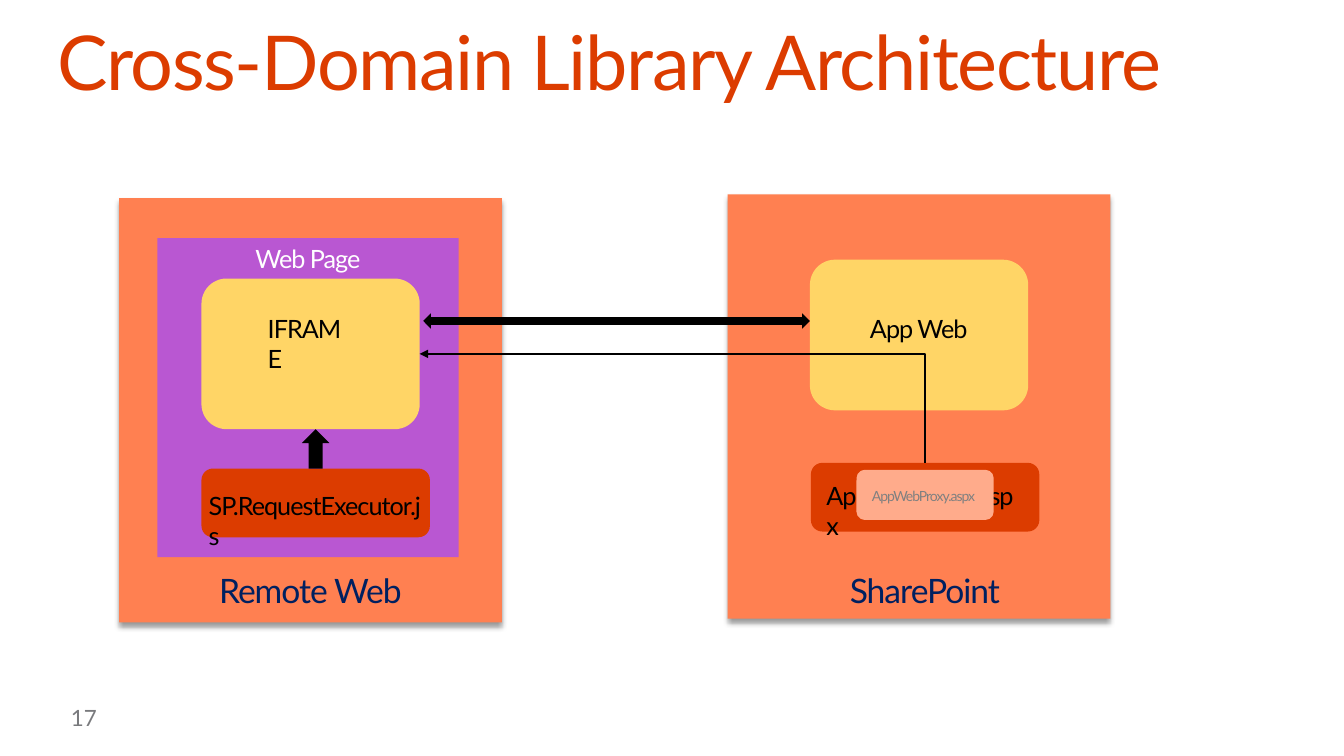
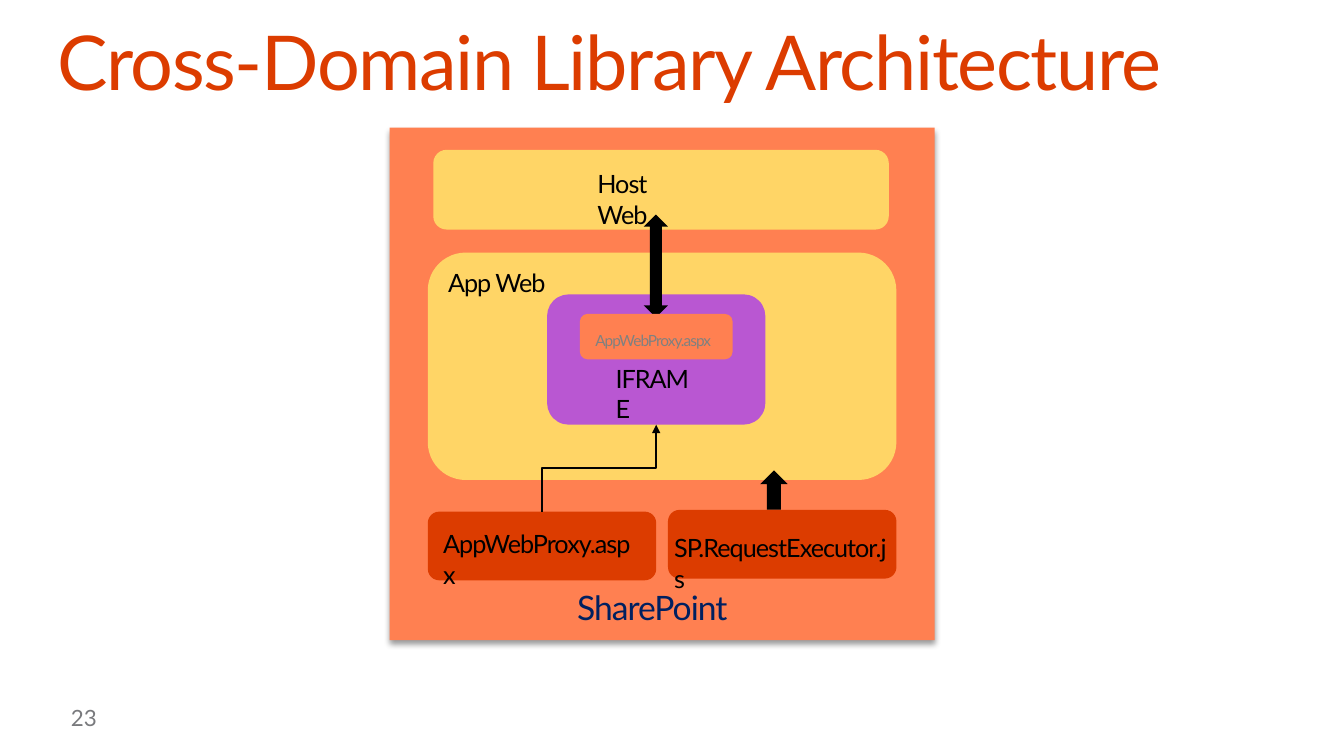
Before and after one commit to OfficeDev/TrainingContent, a slide deck: slide 23 of O3652-5 Deep Dive into SharePoint Hosted Apps/O3652-5 Deep Dive into SharePoint Hosted Apps.pptx (slide 17 before the commit). Drawn at 1344x756 pixels with LibreOffice and Linux fonts; fonts in the diff are those of the drawing; background and template pictures are left out. Boxes give left, top, right and bottom in pixels: in the first picture for what was removed or moved away, otherwise in the second. Text is boxed around its words. In the diff, an @@ line names an element or a change of style, - is before the commit and + after.

Commit message:
Completed presentation

```diff
--- a/O3652-5 Deep Dive into SharePoint Hosted Apps/O3652-5 Deep Dive into SharePoint Hosted Apps.pptx
+++ b/O3652-5 Deep Dive into SharePoint Hosted Apps/O3652-5 Deep Dive into SharePoint Hosted Apps.pptx
@@ rectangle: place and size @@
-rectangle at (728, 195, 1111, 619)
+rectangle at (390, 128, 936, 641)
@@ rounded rectangle added at (434, 150, 889, 230), fill #FFD566 @@
@@ text added at (597, 175, 647, 227), 18 pt, text #000000 @@
+Host Web
@@ rectangle removed at (119, 199, 502, 623) @@
@@ rectangle removed at (157, 238, 459, 557) @@
@@ left right arrow at (643, 215, 667, 318): rotation 0 to 90 degrees @@
@@ text removed at (255, 249, 360, 272) @@
-Web Page
@@ rounded rectangle: place and size @@
-rounded rectangle at (810, 260, 1027, 410)
+rounded rectangle at (427, 253, 896, 481)
@@ text "App Web": place and size @@
-text "App Web" at (870, 319, 967, 343)
+text "App Web" at (448, 273, 545, 297)
@@ rounded rectangle: place and size @@
-rounded rectangle at (202, 278, 419, 429)
+rounded rectangle at (547, 294, 765, 424)
@@ rounded rectangle at (547, 294, 765, 424): fill #FFD566 to #B957D2 @@
@@ rounded rectangle added at (580, 314, 732, 359), fill #FF8051 @@
@@ text "AppWebProxy.aspx": place and size @@
-text "AppWebProxy.aspx" at (872, 491, 975, 504)
+text "AppWebProxy.aspx" at (595, 334, 711, 349)
@@ text "AppWebProxy.aspx" at (595, 334, 711, 349): size 10 to 11 pt @@
@@ text "IFRAME": place and size @@
-text "IFRAME" at (268, 314, 349, 344)
+text "IFRAME" at (616, 363, 697, 393)
@@ elbow arrow moved from (926, 463) - (419, 354) to (542, 512) - (656, 424) @@
@@ up arrow: place and size @@
-up arrow at (301, 430, 329, 469)
+up arrow at (760, 471, 787, 510)
@@ rounded rectangle removed at (857, 470, 994, 520) @@
@@ rounded rectangle: place and size @@
-rounded rectangle at (811, 463, 1040, 531)
+rounded rectangle at (427, 512, 656, 581)
@@ text "AppWebProxy.aspx": place and size @@
-text "AppWebProxy.aspx" at (826, 484, 1013, 510)
+text "AppWebProxy.aspx" at (443, 534, 630, 558)
@@ rounded rectangle: place and size @@
-rounded rectangle at (202, 469, 431, 537)
+rounded rectangle at (668, 510, 897, 579)
@@ text "SP.RequestExecutor.js": place and size @@
-text "SP.RequestExecutor.js" at (209, 496, 421, 519)
+text "SP.RequestExecutor.js" at (674, 538, 886, 562)
@@ text removed at (219, 578, 402, 604) @@
-Remote Web
@@ text "SharePoint": place and size @@
-text "SharePoint" at (850, 578, 1000, 604)
+text "SharePoint" at (577, 595, 727, 621)
@@ page number at (71, 710, 97, 726): text changed @@
-17
+23
```
Also in this commit, not shown: 7 other slides changed, 13 slides added, 14 slides removed.
